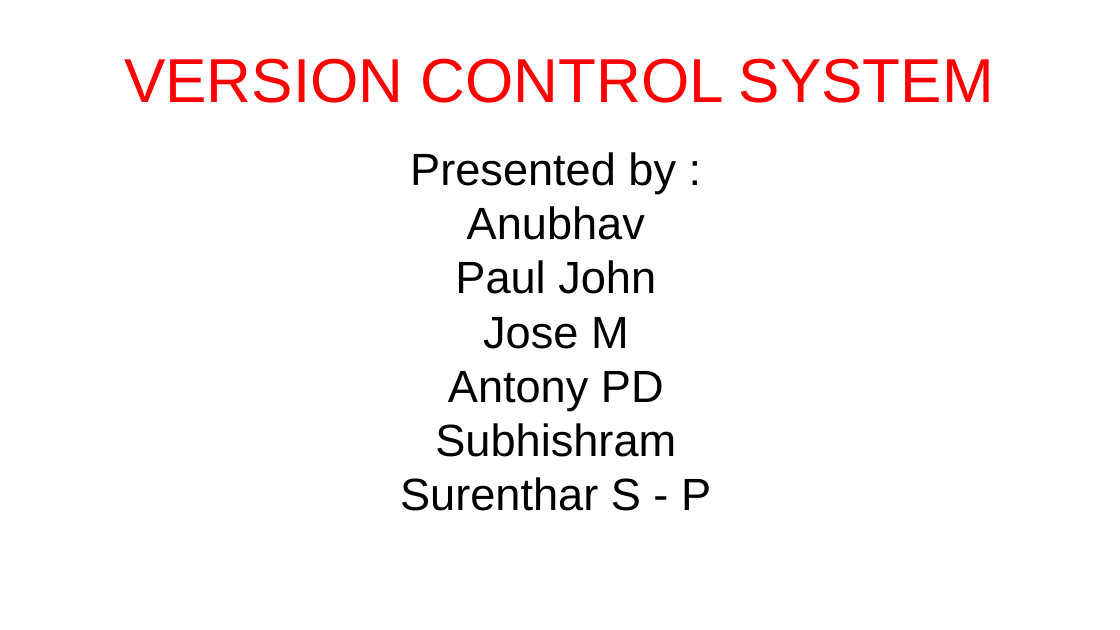
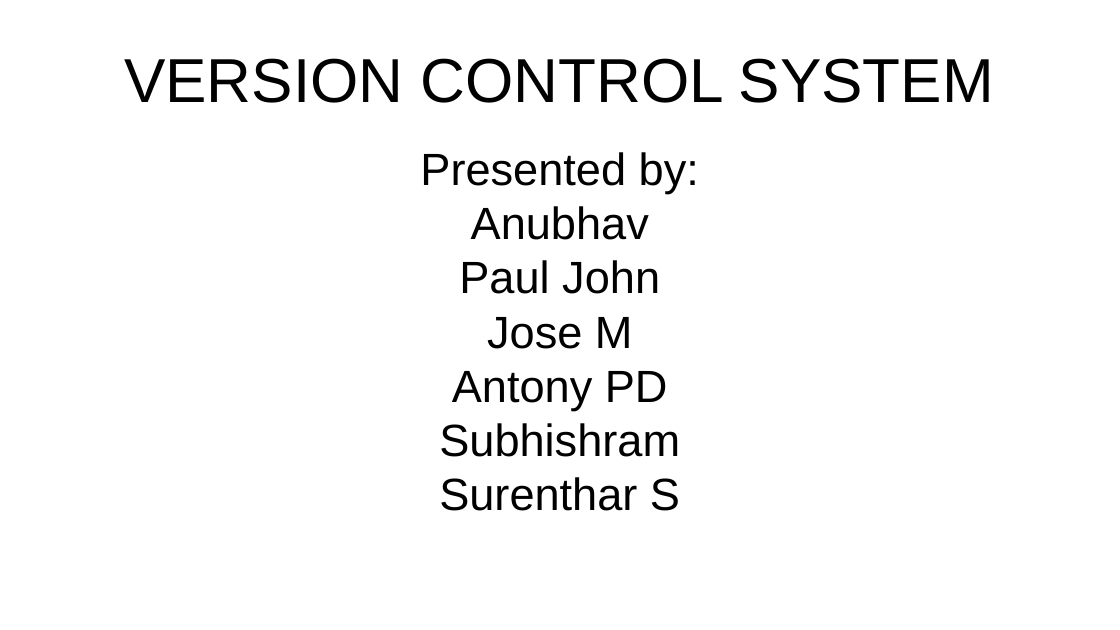
Before and after one commit to anubhavAnora/presentation, a slide deck: slide 1 of Presentation.odp. Drawn at 1120x630 pixels with LibreOffice and Linux fonts; fonts in the diff are those of the drawing. Boxes give left, top, right and bottom in pixels: in the first picture for what was removed or moved away, otherwise in the second. Text is boxed around its words. In the diff, an @@ line names an element or a change of style, - is before the commit and + after.

```diff
--- a/Presentation.odp
+++ b/Presentation.odp
@@ title "VERSION CONTROL SYSTEM" at [124, 58, 994, 103]: text colour #FF0000 to #000000 @@
@@ subtitle at [420, 152, 699, 194]: spaces changed @@
-Presented by :
+Presented by:
@@ subtitle at [439, 477, 680, 511]: text changed @@
-Surenthar S - P
+Surenthar S
```
Also in this commit, not shown: 5 slides added, 4 slides removed.
